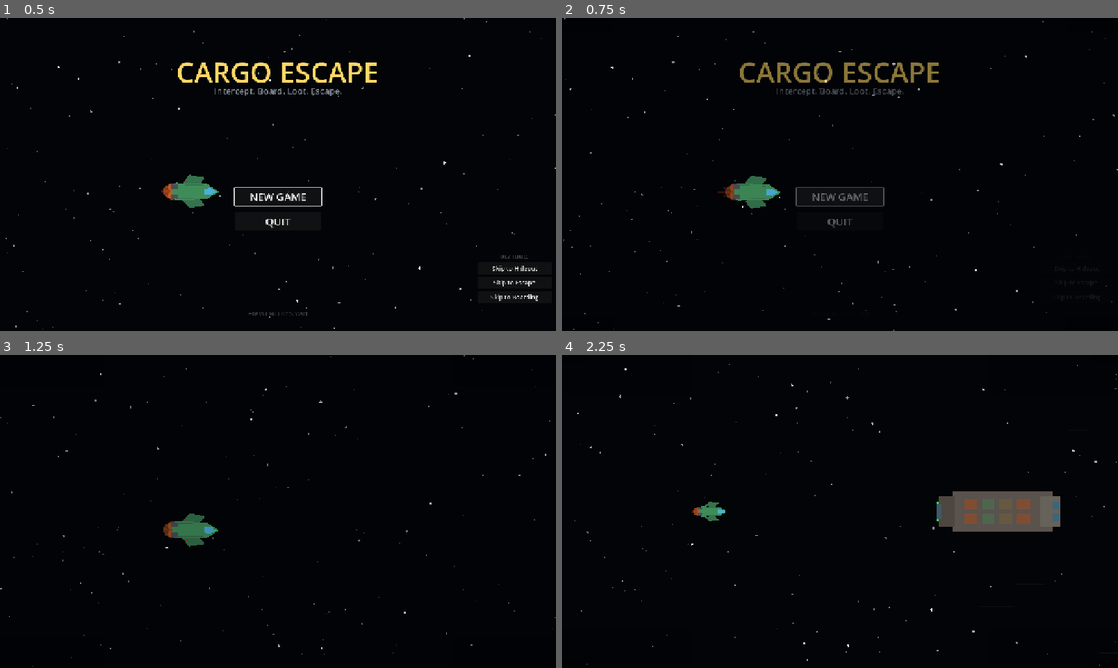
Above: before the commit, frames 1-4 (two rows, left to right).
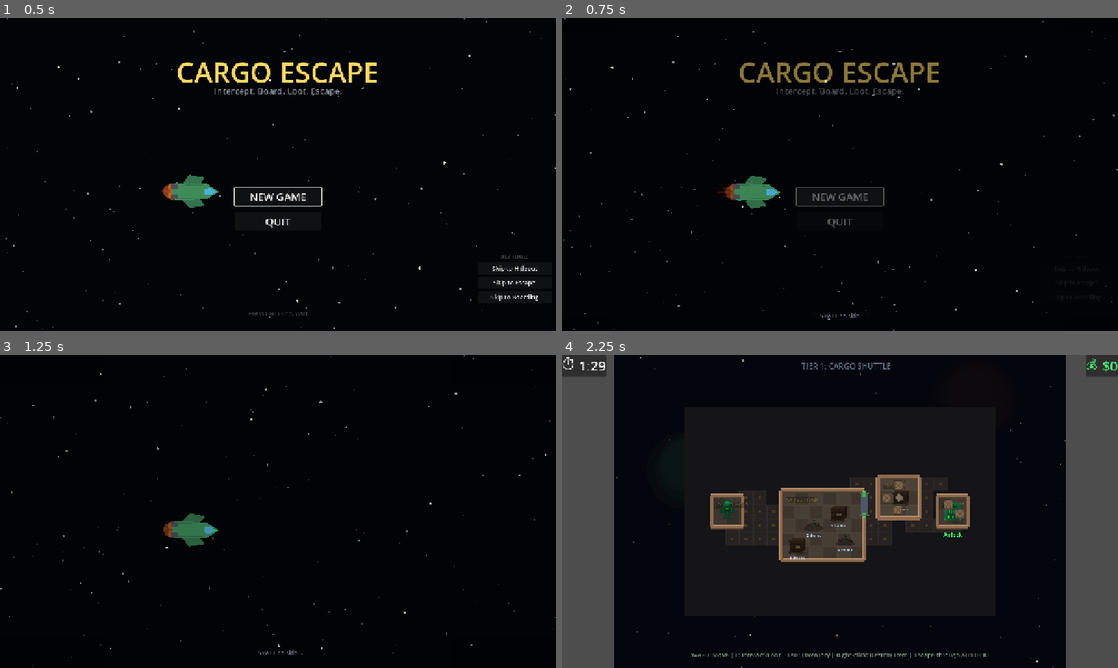
Above: after the commit, the same moments.

Repository: ReleMai/CargoEscape
Game: Godot game, scene res://scenes/intro/intro_scene.tscn
Two runs of this game, one before a commit and one after it. Both use one fixed random seed, a clock stepped at 60 frames per second and the inputs below.
Inputs (mouse positions are in pixels of both pictures, inside the frame that each line leads up to):
- Up to frame 1 (0.5 s): no input
- Up to frame 2 (0.75 s): click "NEW GAME" at 0.5 s
- Up to frame 3 (1.25 s): no input
- Up to frame 4 (2.25 s): tap Enter (ui_accept) at 1.25 s; move the mouse to (962, 495) at 1.27 s; hold D (move_right) 1.28-2 s; hold Enter (ui_accept) 1.28-2 s; click (962, 495) at 1.42 s; drag from (728, 527) to (812, 574) at 2.02 s

Frame 1 is identical in both runs. In frame 2, less than 0.1% of the frame differs, in the area x 46-54%, y 94-96%; in frame 3, less than 0.1%; in frame 4, 30%, in the area x 0-100%, y 0-100%.

Commit message:
Add CutsceneManager singleton and integrate with intro and undocking sequences
Co-authored-by: ReleMai <7017267+ReleMai@users.noreply.github.com>

Diff:
--- a/project.godot
+++ b/project.godot
@@ -19,6 +19,7 @@
 [autoload]
 
 GameManager="*res://scripts/game_manager.gd"
+CutsceneManager="*res://scripts/core/cutscene_manager.gd"
 
 [display]
 
--- /dev/null
+++ b/scripts/core/cutscene_manager.gd
@@ -0,0 +1,260 @@
+# ==============================================================================
+# CUTSCENE MANAGER (AUTOLOAD/SINGLETON)
+# ==============================================================================
+#
+# FILE: scripts/core/cutscene_manager.gd
+# PURPOSE: Manages cutscene skip controls and settings globally
+#
+# FEATURES:
+# - Skip entire cutscene (Space/Enter)
+# - Fast forward cutscene (Hold Space for 2x speed)
+# - Skip to gameplay (Escape key)
+# - UI skip prompt with fade
+# - Progress indicator for long cutscenes
+# - Settings: Skip all cutscenes preference
+#
+# USAGE:
+# 1. Call CutsceneManager.register_cutscene() at the start of a cutscene
+# 2. Check CutsceneManager.is_fast_forwarding() in _process to apply speed
+# 3. Connect to skip/complete signals to handle cutscene end
+# 4. Call CutsceneManager.unregister_cutscene() when done
+#
+# ==============================================================================
+
+extends Node
+
+
+# ==============================================================================
+# SIGNALS
+# ==============================================================================
+
+## Emitted when the player requests to skip the current cutscene
+signal skip_requested
+
+## Emitted when the player requests to skip to gameplay
+signal skip_to_gameplay_requested
+
+## Emitted when cutscene progress changes (0.0 to 1.0)
+signal progress_changed(progress: float)
+
+
+# ==============================================================================
+# CONSTANTS
+# ==============================================================================
+
+## Fast forward speed multiplier
+const FAST_FORWARD_SPEED: float = 2.0
+
+## Time for skip hint to fade out (seconds)
+const SKIP_HINT_FADE_TIME: float = 2.0
+
+
+# ==============================================================================
+# SETTINGS
+# ==============================================================================
+
+## Whether to automatically skip all cutscenes
+var skip_all_cutscenes: bool = false
+
+
+# ==============================================================================
+# STATE
+# ==============================================================================
+
+## Whether a cutscene is currently active
+var is_cutscene_active: bool = false
+
+## Current cutscene name (for debugging)
+var current_cutscene_name: String = ""
+
+## Whether Space key is currently held for fast forward
+var is_fast_forward_held: bool = false
+
+## Current cutscene progress (0.0 to 1.0)
+var current_progress: float = 0.0
+
+## Whether skip hint should be shown
+var show_skip_hint: bool = true
+
+## Time since cutscene started (for fade timer)
+var cutscene_time: float = 0.0
+
+
+# ==============================================================================
+# LIFECYCLE
+# ==============================================================================
+
+func _ready() -> void:
+	# Load settings
+	_load_settings()
+
+
+func _process(delta: float) -> void:
+	if not is_cutscene_active:
+		return
+
+	# Update cutscene timer
+	cutscene_time += delta
+
+	# Check for fast forward input
+	is_fast_forward_held = Input.is_action_pressed("ui_accept") or Input.is_physical_key_pressed(KEY_SPACE)
+
+
+func _input(event: InputEvent) -> void:
+	if not is_cutscene_active:
+		return
+
+	if event is InputEventKey and event.pressed and not event.echo:
+		# Skip entire cutscene (Space or Enter)
+		if event.keycode == KEY_SPACE or event.keycode == KEY_ENTER:
+			_request_skip()
+
+		# Skip to gameplay (Escape)
+		elif event.keycode == KEY_ESCAPE:
+			_request_skip_to_gameplay()
+
+
+# ==============================================================================
+# CUTSCENE REGISTRATION
+# ==============================================================================
+
+## Register a new cutscene. Call this when a cutscene starts.
+## @param cutscene_name: Name of the cutscene (for debugging)
+## @param show_hint: Whether to show the skip hint
+func register_cutscene(cutscene_name: String = "Unknown", show_hint: bool = true) -> void:
+	is_cutscene_active = true
+	current_cutscene_name = cutscene_name
+	current_progress = 0.0
+	cutscene_time = 0.0
+	show_skip_hint = show_hint
+	is_fast_forward_held = false
+
+	print("[CutsceneManager] Registered cutscene: ", cutscene_name)
+
+	# Auto-skip if setting is enabled
+	if skip_all_cutscenes:
+		call_deferred("_request_skip")
+
+
+## Unregister the current cutscene. Call this when a cutscene ends.
+func unregister_cutscene() -> void:
+	if is_cutscene_active:
+		print("[CutsceneManager] Unregistered cutscene: ", current_cutscene_name)
+
+	is_cutscene_active = false
+	current_cutscene_name = ""
+	current_progress = 0.0
+	cutscene_time = 0.0
+	is_fast_forward_held = false
+
+
+## Update the progress of the current cutscene
+## @param progress: Progress value from 0.0 to 1.0
+func update_progress(progress: float) -> void:
+	current_progress = clampf(progress, 0.0, 1.0)
+	progress_changed.emit(current_progress)
+
+
+# ==============================================================================
+# SKIP CONTROLS
+# ==============================================================================
+
+## Check if fast forward is currently active
+func is_fast_forwarding() -> bool:
+	return is_cutscene_active and is_fast_forward_held
+
+
+## Get the current speed multiplier for the cutscene
+func get_speed_multiplier() -> float:
+	if is_fast_forwarding():
+		return FAST_FORWARD_SPEED
+	return 1.0
+
+
+## Request to skip the current cutscene
+func _request_skip() -> void:
+	if not is_cutscene_active:
+		return
+
+	print("[CutsceneManager] Skip requested for: ", current_cutscene_name)
+	skip_requested.emit()
+
+
+## Request to skip to gameplay (Escape key)
+func _request_skip_to_gameplay() -> void:
+	if not is_cutscene_active:
+		return
+
+	print("[CutsceneManager] Skip to gameplay requested for: ", current_cutscene_name)
+	skip_to_gameplay_requested.emit()
+
+
+## Check if the skip hint should currently be visible
+func should_show_skip_hint() -> bool:
+	if not is_cutscene_active or not show_skip_hint:
+		return false
+
+	# Fade out after SKIP_HINT_FADE_TIME seconds
+	return cutscene_time < SKIP_HINT_FADE_TIME
+
+
+## Get the alpha value for the skip hint (for fade animation)
+func get_skip_hint_alpha() -> float:
+	if not should_show_skip_hint():
+		return 0.0
+
+	if cutscene_time >= SKIP_HINT_FADE_TIME - 0.5:
+		# Fade out over last 0.5 seconds
+		var fade_progress = (cutscene_time - (SKIP_HINT_FADE_TIME - 0.5)) / 0.5
+		return 1.0 - fade_progress
+
+	return 1.0
+
+
+# ==============================================================================
+# SETTINGS MANAGEMENT
+# ==============================================================================
+
+## Load cutscene settings from persistent storage
+func _load_settings() -> void:
+	# For now, use a simple file-based approach
+	var save_path = "user://cutscene_settings.json"
+
+	if not FileAccess.file_exists(save_path):
+		return
+
+	var file = FileAccess.open(save_path, FileAccess.READ)
+	if file:
+		var json_string = file.get_as_text()
+		file.close()
+
+		var json = JSON.new()
+		var parse_result = json.parse(json_string)
+
+		if parse_result == OK:
+			var data = json.get_data()
+			if typeof(data) == TYPE_DICTIONARY:
+				skip_all_cutscenes = data.get("skip_all_cutscenes", false)
+				print("[CutsceneManager] Settings loaded - skip_all: ", skip_all_cutscenes)
+
+
+## Save cutscene settings to persistent storage
+func save_settings() -> void:
+	var save_path = "user://cutscene_settings.json"
+
+	var data = {
+		"skip_all_cutscenes": skip_all_cutscenes
+	}
+
+	var json_string = JSON.stringify(data, "\t")
+	var file = FileAccess.open(save_path, FileAccess.WRITE)
+	if file:
+		file.store_string(json_string)
+		file.close()
+		print("[CutsceneManager] Settings saved - skip_all: ", skip_all_cutscenes)
+
+
+## Set whether to skip all cutscenes
+func set_skip_all_cutscenes(value: bool) -> void:
+	skip_all_cutscenes = value
+	save_settings()
--- a/scripts/intro/intro_manager.gd
+++ b/scripts/intro/intro_manager.gd
@@ -90,6 +90,10 @@
 	_setup_ui()
 	_connect_signals()
 
+	# Register skip hint (will be shown when transition starts)
+	if skip_hint:
+		skip_hint.visible = false
+
 
 func _process(delta: float) -> void:
 	ship_bob_time += delta
@@ -103,6 +107,16 @@
 		_process_transition(delta)
 		_update_camera_shake(delta)
 		_update_speed_lines(delta)
+
+		# Update skip hint visibility
+		if skip_hint:
+			skip_hint.modulate.a = CutsceneManager.get_skip_hint_alpha()
+
+		# Apply speed multiplier for fast forward
+		var speed_mult = CutsceneManager.get_speed_multiplier()
+		if speed_mult > 1.0:
+			# Double the transition timer to make it go faster
+			transition_timer += delta * (speed_mult - 1.0)
 
 	# Decay flash
 	if flash_alpha > 0:
@@ -565,6 +579,16 @@
 	transition_timer = 0.0
 	zoom_factor = 1.0
 	speed_lines.clear()
+
+	# Register with CutsceneManager
+	CutsceneManager.register_cutscene("Intro Transition", true)
+	CutsceneManager.skip_requested.connect(_on_cutscene_skip_requested)
+	CutsceneManager.skip_to_gameplay_requested.connect(_on_cutscene_skip_to_gameplay)
+
+	# Show skip hint
+	if skip_hint:
+		skip_hint.visible = true
+		skip_hint.modulate.a = 1.0
 
 	# Fade out UI
 	var tween = create_tween()
@@ -650,7 +674,41 @@
 
 
 func _go_to_boarding() -> void:
+	# Unregister cutscene before changing scene
+	if CutsceneManager.skip_requested.is_connected(_on_cutscene_skip_requested):
+		CutsceneManager.skip_requested.disconnect(_on_cutscene_skip_requested)
+	if CutsceneManager.skip_to_gameplay_requested.is_connected(_on_cutscene_skip_to_gameplay):
+		CutsceneManager.skip_to_gameplay_requested.disconnect(_on_cutscene_skip_to_gameplay)
+	CutsceneManager.unregister_cutscene()
+
 	get_tree().change_scene_to_file("res://scenes/boarding/boarding_scene.tscn")
+
+
+# ==============================================================================
+# CUTSCENE SKIP HANDLERS
+# ==============================================================================
+
+func _on_cutscene_skip_requested() -> void:
+	# Skip directly to end of transition
+	_go_to_boarding()
+
+
+func _on_cutscene_skip_to_gameplay() -> void:
+	# Skip to main escape scene
+	if CutsceneManager.skip_requested.is_connected(_on_cutscene_skip_requested):
+		CutsceneManager.skip_requested.disconnect(_on_cutscene_skip_requested)
+	if CutsceneManager.skip_to_gameplay_requested.is_connected(_on_cutscene_skip_to_gameplay):
+		CutsceneManager.skip_to_gameplay_requested.disconnect(_on_cutscene_skip_to_gameplay)
+	CutsceneManager.unregister_cutscene()
+
+	# Setup game state
+	if GameManager:
+		GameManager.reset_game()
+		GameManager.initialize_starting_equipment()
+		var station_data = preload("res://resources/stations/abandoned_station.tres")
+		GameManager.set_current_station(station_data)
+
+	get_tree().change_scene_to_file("res://scenes/main.tscn")
 
 
 # ==============================================================================
--- a/scripts/undocking/undocking_scene_controller.gd
+++ b/scripts/undocking/undocking_scene_controller.gd
@@ -66,19 +66,24 @@
 	undocking_manager.undocking_progress.connect(_on_progress_update)
 	undocking_manager.status_changed.connect(_on_status_changed)
 
+	# Register with CutsceneManager
+	CutsceneManager.register_cutscene("Undocking Sequence", true)
+	CutsceneManager.skip_requested.connect(_on_cutscene_skip_requested)
+	CutsceneManager.skip_to_gameplay_requested.connect(_on_cutscene_skip_to_gameplay)
+
 	# Start the sequence
 	undocking_manager.start_undocking(current_ship_type, current_station_data)
 
 
 func _process(delta: float) -> void:
-	# Skip input
-	if can_skip:
-		if Input.is_action_just_pressed("ui_accept") or Input.is_action_just_pressed("ui_cancel"):
-			_skip()
+	# Update skip hint visibility based on CutsceneManager
+	if skip_hint:
+		skip_hint.modulate.a = CutsceneManager.get_skip_hint_alpha()
 
 	# Animate status text (typewriter effect)
 	if displayed_status != target_status:
-		char_timer += delta * chars_per_second
+		var speed_mult = CutsceneManager.get_speed_multiplier()
+		char_timer += delta * chars_per_second * speed_mult
 		var chars_to_show = int(char_timer)
 		if chars_to_show >= target_status.length():
 			displayed_status = target_status
@@ -88,9 +93,8 @@
 
 
 func _input(event: InputEvent) -> void:
-	if event is InputEventKey and event.pressed:
-		if event.keycode == KEY_SPACE or event.keycode == KEY_ESCAPE:
-			_skip()
+	# CutsceneManager handles skip inputs globally
+	pass
 
 
 # ==============================================================================
@@ -170,6 +174,7 @@
 
 func _on_progress_update(progress: float) -> void:
 	progress_bar.value = progress * 100
+	CutsceneManager.update_progress(progress)
 
 
 func _on_undocking_complete() -> void:
@@ -194,6 +199,20 @@
 	can_skip = false
 	skip_hint.visible = false
 	undocking_manager.skip_animation()
+
+
+# ==============================================================================
+# CUTSCENE SKIP HANDLERS
+# ==============================================================================
+
+func _on_cutscene_skip_requested() -> void:
+	_skip()
+
+
+func _on_cutscene_skip_to_gameplay() -> void:
+	# Skip directly to escape scene
+	can_skip = false
+	_go_to_escape()
 
 
 func _transition_to_escape() -> void:
@@ -217,4 +236,11 @@
 
 
 func _go_to_escape() -> void:
+	# Unregister cutscene before changing scene
+	if CutsceneManager.skip_requested.is_connected(_on_cutscene_skip_requested):
+		CutsceneManager.skip_requested.disconnect(_on_cutscene_skip_requested)
+	if CutsceneManager.skip_to_gameplay_requested.is_connected(_on_cutscene_skip_to_gameplay):
+		CutsceneManager.skip_to_gameplay_requested.disconnect(_on_cutscene_skip_to_gameplay)
+	CutsceneManager.unregister_cutscene()
+
 	get_tree().change_scene_to_file("res://scenes/main.tscn")
